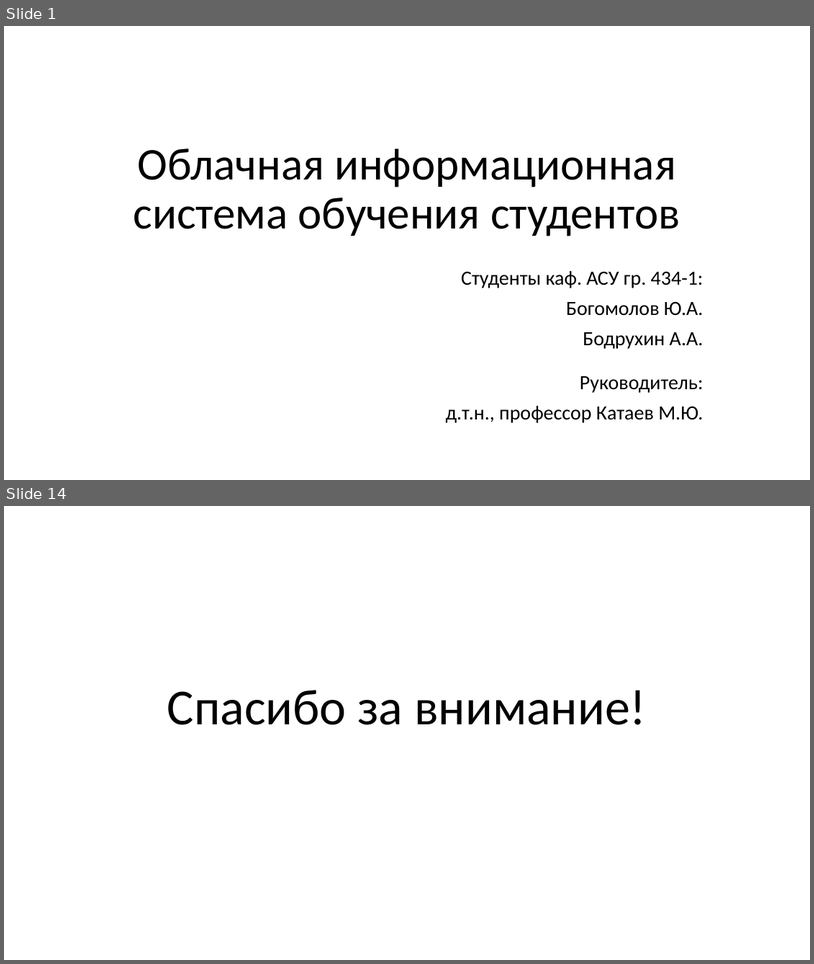
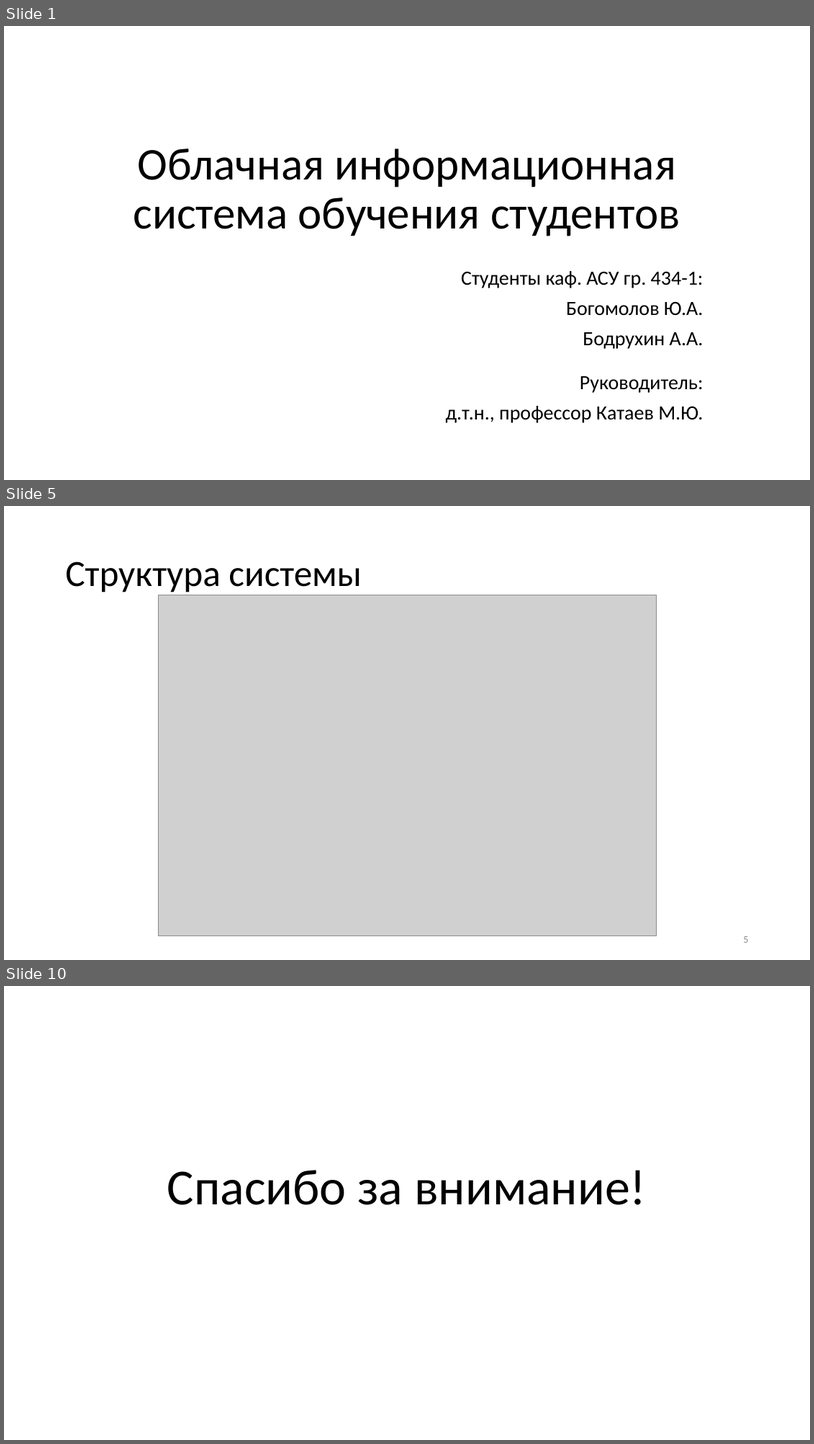
Before and after one commit to KerkDovan/GPO, a slide deck: Конференции/7. Научная сессия ТУСУР 2018/Выступление/Презентация.pptx. Shown one above the other, each under a label of ours: slides 1 and 14 before the commit, slides 1, 5 and 10 after it; the slides between them are not shown. The pictures are 814x964 and 814x1444 pixels, drawn with LibreOffice and Linux fonts; fonts in the diff are those of the drawing; grey boxes stand for pictures. Boxes give left, top, right and bottom in pixels: in the first picture for what was removed or moved away, otherwise in the second. Text is boxed around its words. In the diff, an @@ line names an element or a change of style, - is before the commit and + after.

```diff
--- a/Конференции/7. Научная сессия ТУСУР 2018/Выступление/Презентация.pptx
+++ b/Конференции/7. Научная сессия ТУСУР 2018/Выступление/Презентация.pptx
@@ slide 5 added at [4, 506, 810, 960], background #FFFFFF @@
@@ title added at [65, 561, 362, 592], 44 pt, text #000000 @@
+Структура системы
@@ picture added at [158, 595, 657, 936] @@
@@ page number added at [743, 936, 748, 942], 12 pt, text #8C8C8C @@
+5
@@ what was slide 14 is now slide 10 @@
```
Also in this commit, not shown: 1 slide changed, 6 other slides added, 11 slides removed, 20 other files.
